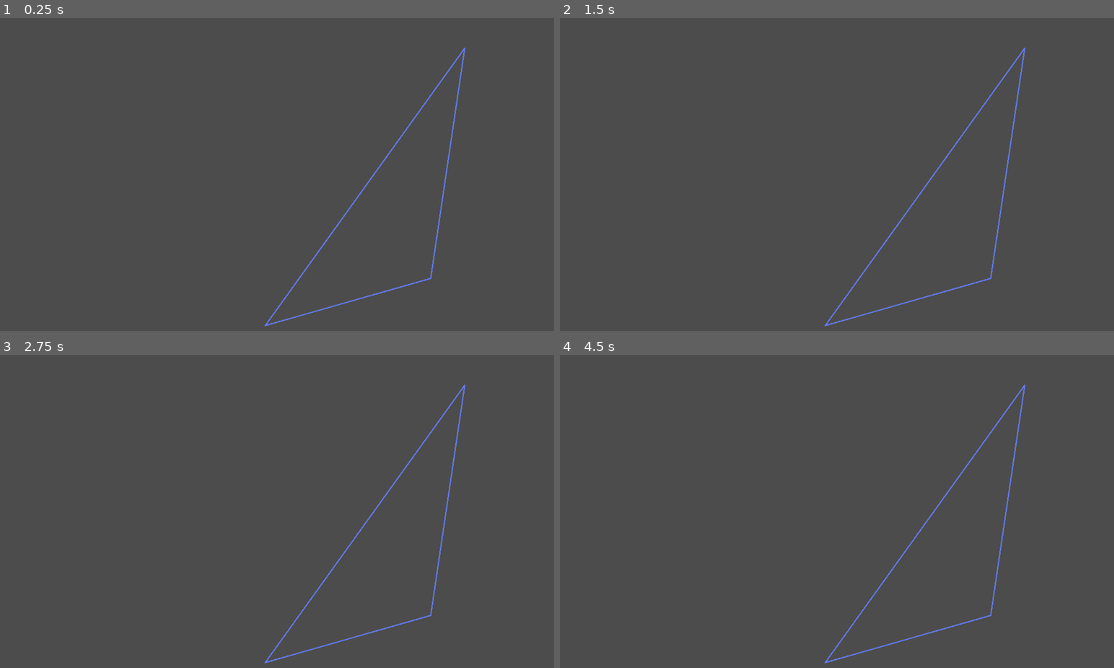
Above: before the commit, frames 1-4 (two rows, left to right).
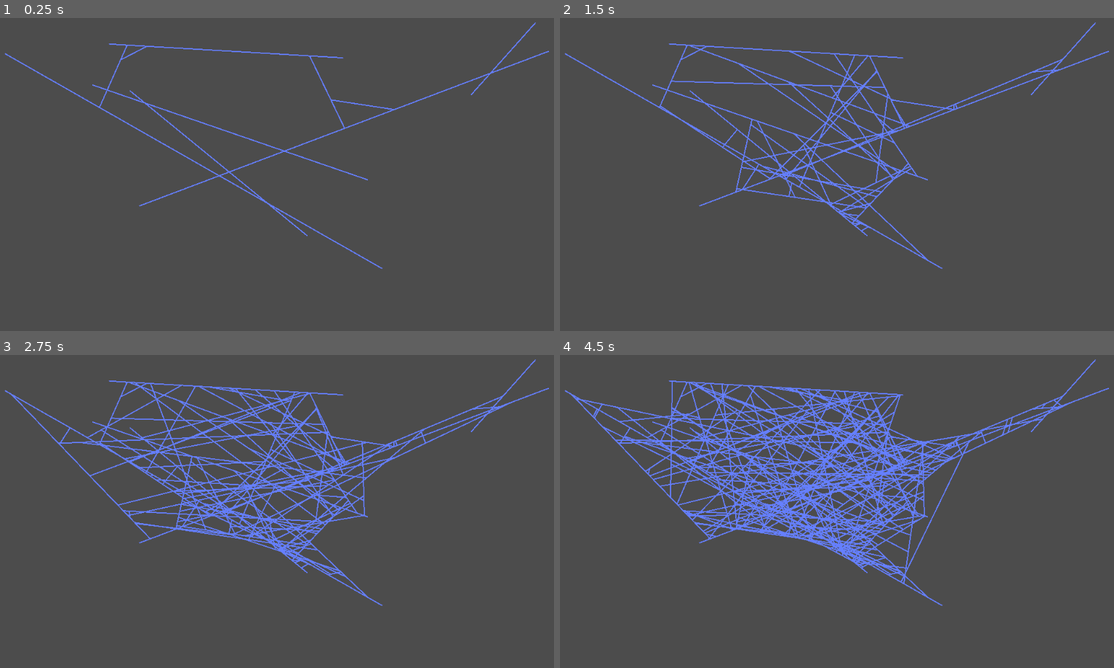
Above: after the commit, the same moments.

Repository: silvanocerza/tangler
Game: Godot game, scene res://Main.tscn
Same seed, same stepped clock (60 frames per second), same inputs: the game is played once before the commit and once after it.
Inputs:
- Up to frame 1 (0.25 s): no input
- Up to frame 2 (1.5 s): no input
- Up to frame 3 (2.75 s): no input
- Up to frame 4 (4.5 s): no input

The runs differ from the first frame. In frame 1, 2.5% of the frame differs, in the area x 0-100%, y 1-99%; in frame 2, 5.4%; in frame 3, 9.7%; in frame 4, 15%.

Commit message:
Implemented lines intersections

Diff:
--- a/Main.gd
+++ b/Main.gd
@@ -10,18 +10,17 @@
 	max_y = get_viewport().size[1]
 	graph = load("res://Graph.gd").new()
 	add_child(graph)
-	create_triangles()
+	create_edges()
 
-func create_triangles() -> void:
+func create_edges() -> void:
 	randomize()
-	var vertices := []
-	for i in range(0, 3):
-		var x: float = rand_range(0, max_x)
-		var y: float = rand_range(0, max_y)
-		vertices.append(Vector2(x, y))
-
-	for i in range(0, len(vertices)):
-		graph.add_edge(vertices[i-1], vertices[i])
+	for i in range(0, 6):
+		var x1: float = rand_range(0, max_x)
+		var y1: float = rand_range(0, max_y)
+		var x2: float = rand_range(0, max_x)
+		var y2: float = rand_range(0, max_y)
+		# Maybe we could avoid intersections
+		graph.add_edge(Vector2(x1, y1), Vector2(x2, y2))
 
 func intersect(a: Line2D, b: Line2D) -> Dictionary:
 	var a0: Vector2 = a.get_point_position(0)
@@ -33,7 +32,6 @@
 	var sb: Vector2 = b1 - b0
 	var cross: float = sa.cross(sb)
 
-	# TODO: Handled cross == 0
 	if abs(cross) <= 0:
 		return {'intersect': false}
 
@@ -42,18 +40,35 @@
 	var p: float = sb.cross(ba) / cross
 
 	var intersect: bool = p >= 0 && p <= 1 && q >= 0 && q <= 1
-	return {'intersect': intersect, 'res': Vector2(p, q)}
+	return {'intersect': intersect, 'point': lerp(a0, a1, p)}
 
 # Called every frame. 'delta' is the elapsed time since the previous frame.
 func _process(delta) -> void:
 	randomize()
+	# Creates new random line
 	var candidate := Line2D.new()
 	for i in range(0, 2):
 		var x: float = rand_range(0, max_x)
 		var y: float = rand_range(0, max_y)
 		candidate.add_point(Vector2(x, y))
 
-	var edges: Array = graph.get_edges()
-	var random_edge: Line2D = edges[randi() % edges.size()]
+	# Finds intersection with existing lines
+	# If we want we can customize it so that it stops after
+	# two intersections are found
+	var intersections := {}
+	for edge in graph.get_edges():
+		var i: Dictionary = intersect(candidate, edge)
+		if i.get('intersect'):
+			intersections[edge] = i
 
-	intersect(candidate, random_edge)
+	# Splits intersected edges
+	for edge in intersections:
+		var point: Vector2 = intersections[edge].get('point')
+		graph.add_edge(edge.get_point_position(0), point)
+		graph.add_edge(point, edge.get_point_position(1))
+		graph.remove_edge(edge)
+
+	# Creates new edge from candidate line
+	var values: Array = intersections.values()
+	for i in range(0, len(values)):
+		graph.add_edge(values[i-1].get('point'), values[i].get('point'))
